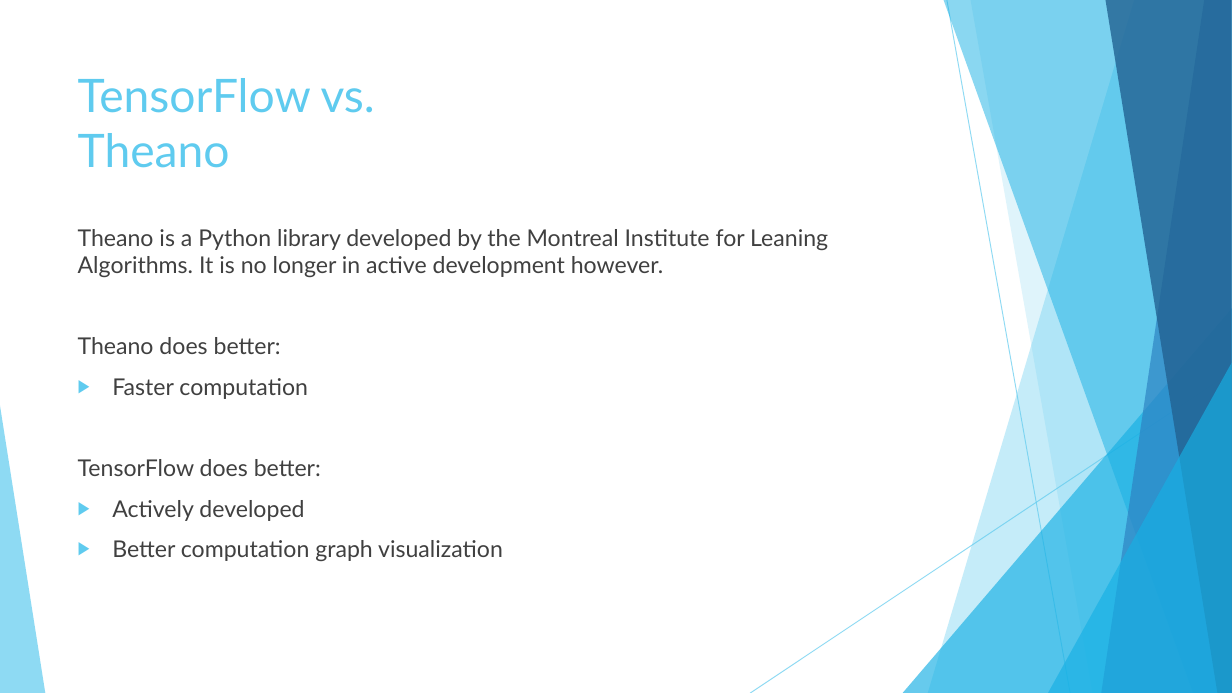
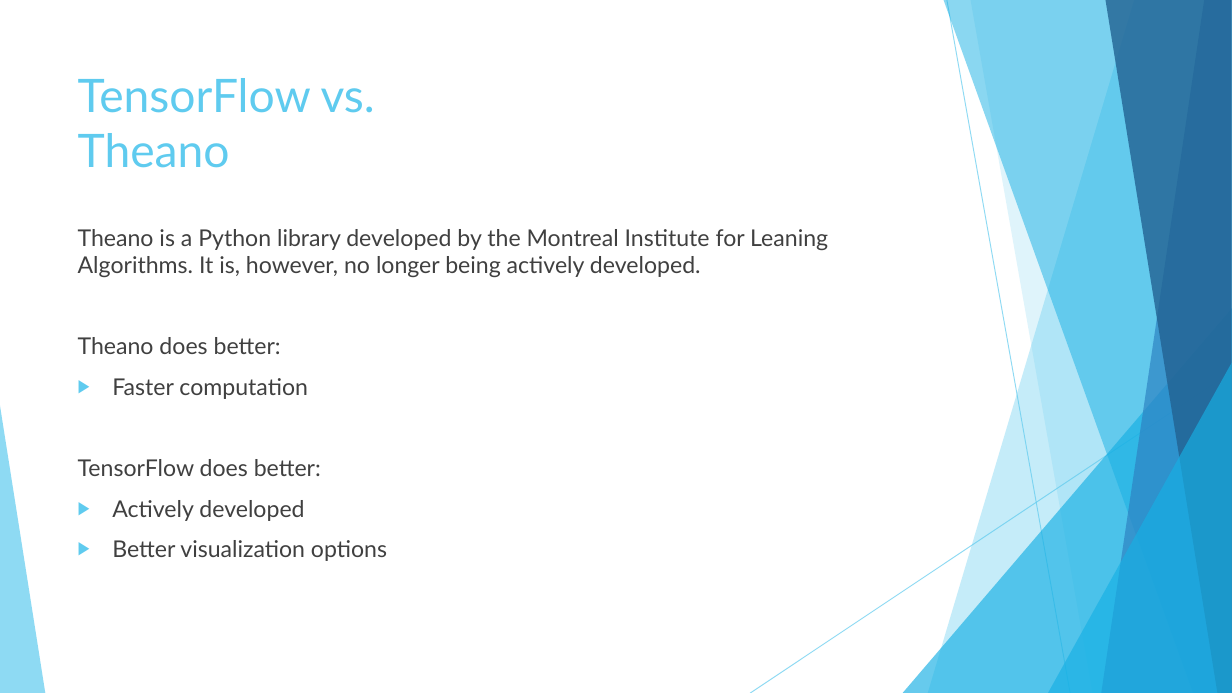
Before and after one commit to Calvinxc1/TensorFlow_Presentation, a slide deck: slide 7 of Intro to TensorFlow.pptx. Drawn at 1232x693 pixels with LibreOffice and Linux fonts; fonts in the diff are those of the drawing. Boxes give left, top, right and bottom in pixels: in the first picture for what was removed or moved away, otherwise in the second. Text is boxed around its words. In the diff, an @@ line names an element or a change of style, - is before the commit and + after.

```diff
--- a/Intro to TensorFlow.pptx
+++ b/Intro to TensorFlow.pptx
@@ text at box(78, 229, 828, 277): text changed @@
-Theano is a Python library developed by the Montreal Institute for Leaning Algorithms. It is no longer in active development however.
+Theano is a Python library developed by the Montreal Institute for Leaning Algorithms. It is, however, no longer being actively developed.
@@ text at box(112, 540, 387, 561): text changed @@
-▶ Better computation graph visualization
+▶ Better visualization options
```
Also in this commit, not shown: 8 other slides changed, 1 other file.
